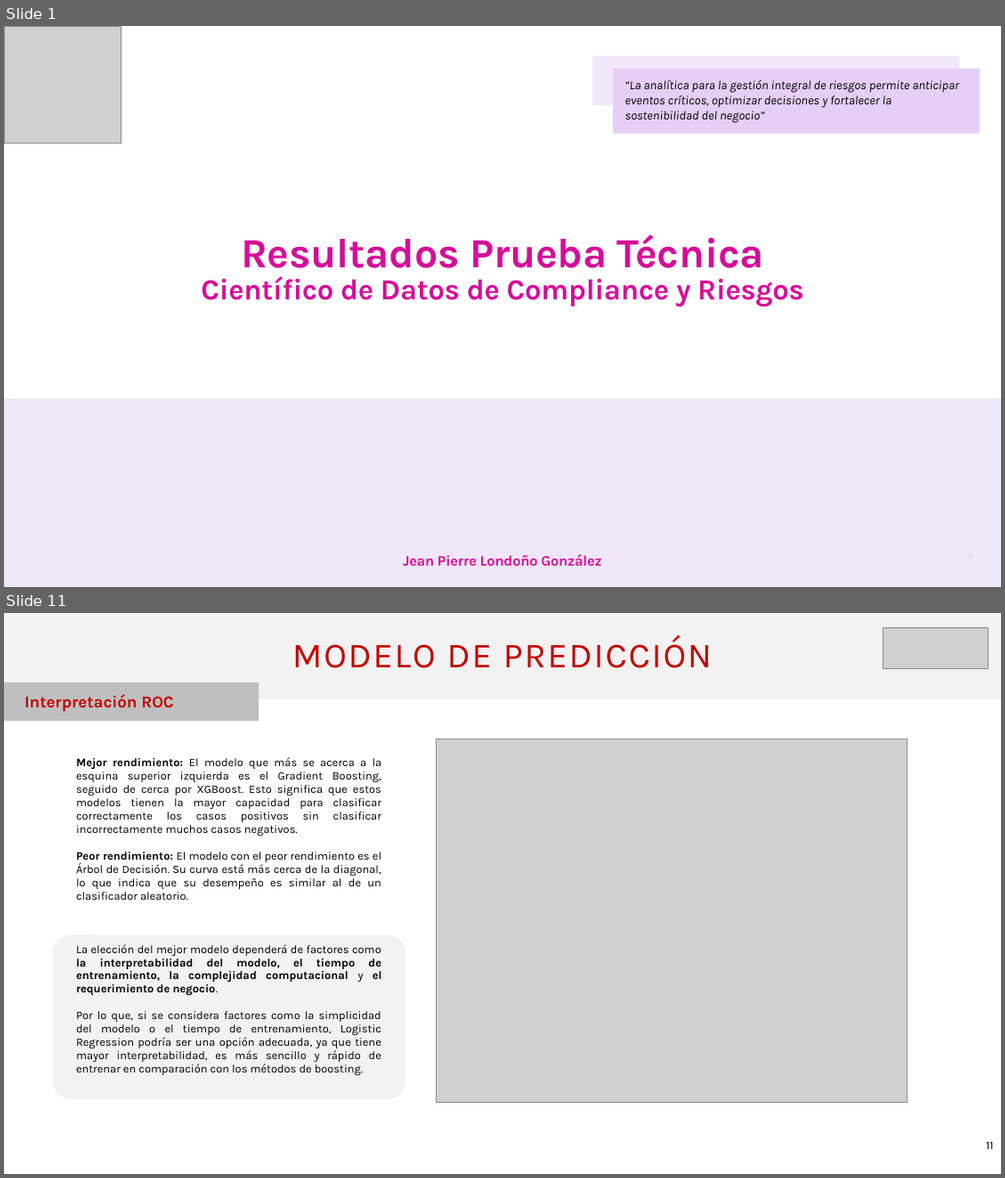
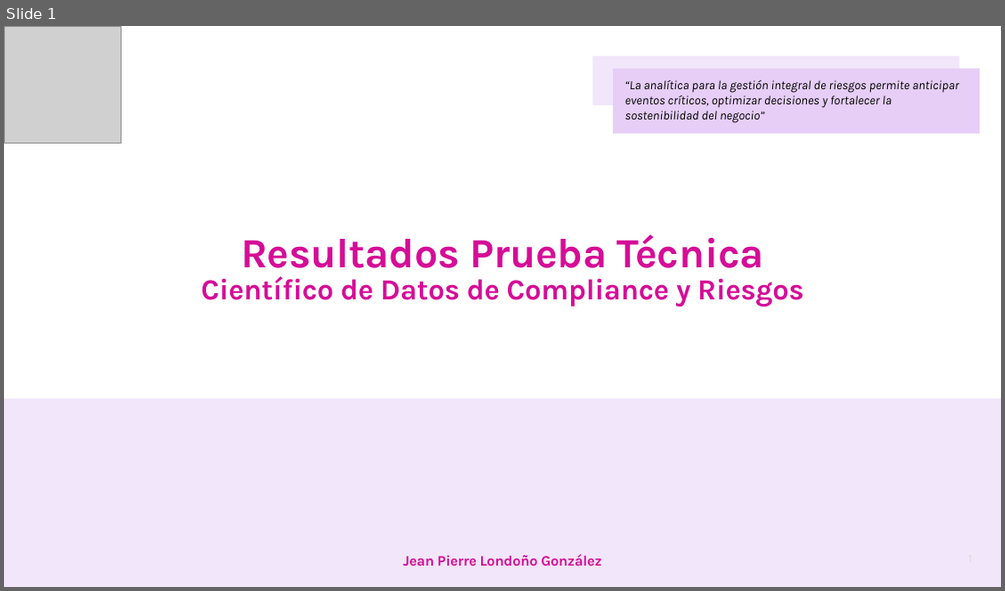
Before and after one commit to jepilogo97/nequi-ds-compliance-risk, a slide deck: files/Prueba_Cientifico_Datos_Compliance.pptx. Shown one above the other, each under a label of ours: slides 1 and 11 before the commit, slide 1 after it; the slides between them are not shown. The pictures are 1005x1178 and 1005x591 pixels, drawn with LibreOffice and Linux fonts; fonts in the diff are those of the drawing; grey boxes stand for pictures. Boxes give left, top, right and bottom in pixels: in the first picture for what was removed or moved away, otherwise in the second. Text is boxed around its words. In the diff, an @@ line names an element or a change of style, - is before the commit and + after.

```diff
--- a/files/Prueba_Cientifico_Datos_Compliance.pptx
+++ b/files/Prueba_Cientifico_Datos_Compliance.pptx
@@ slide 11 removed at (4, 613, 1001, 1174), background #FFFFFF @@
@@ title removed at (4, 613, 1001, 699) @@
-MODELO DE PREDICCIÓN
@@ picture removed at (883, 627, 988, 669) @@
@@ rectangle removed at (4, 682, 259, 721) @@
@@ text removed at (24, 694, 173, 712) @@
-Interpretación ROC
@@ picture removed at (437, 739, 907, 1102) @@
@@ table removed at (68, 752, 389, 1088), 1 rows, 1 columns @@
-Mejor rendimiento: El modelo que más se acerca a la esquina superior izquierda es el Gradient Boosting, seguido de cerca por XGBoost. Esto significa que estos modelos tienen la mayor capacidad para clasificar correctamente los casos positivos sin clasificar incorrectamente muchos casos negativos. / Peor rendimiento: El modelo con el peor rendimiento es el Árbol de Decisión. Su curva está más cerca de la diagonal, lo que indica que su desempeño es similar al de un clasificador aleatorio. / La elección del mejor modelo dependerá de factores como la interpretabilidad del modelo, el tiempo de entrenamiento, la complejidad computacional y el requerimiento de negocio. / Por lo que, si se considera factores como la simplicidad del modelo o el tiempo de entrenamiento, Logistic Regression podría ser una opción adecuada, ya que tiene mayor interpretabilidad, es más sencillo y rápido de entrenar en comparación con los métodos de boosting.
@@ rounded rectangle removed at (53, 934, 405, 1099) @@
@@ page number removed at (986, 1142, 993, 1149) @@
-11
```
Also in this commit, not shown: 1 slide changed, 3 slides added, 15 other slides removed, 2 other files.
